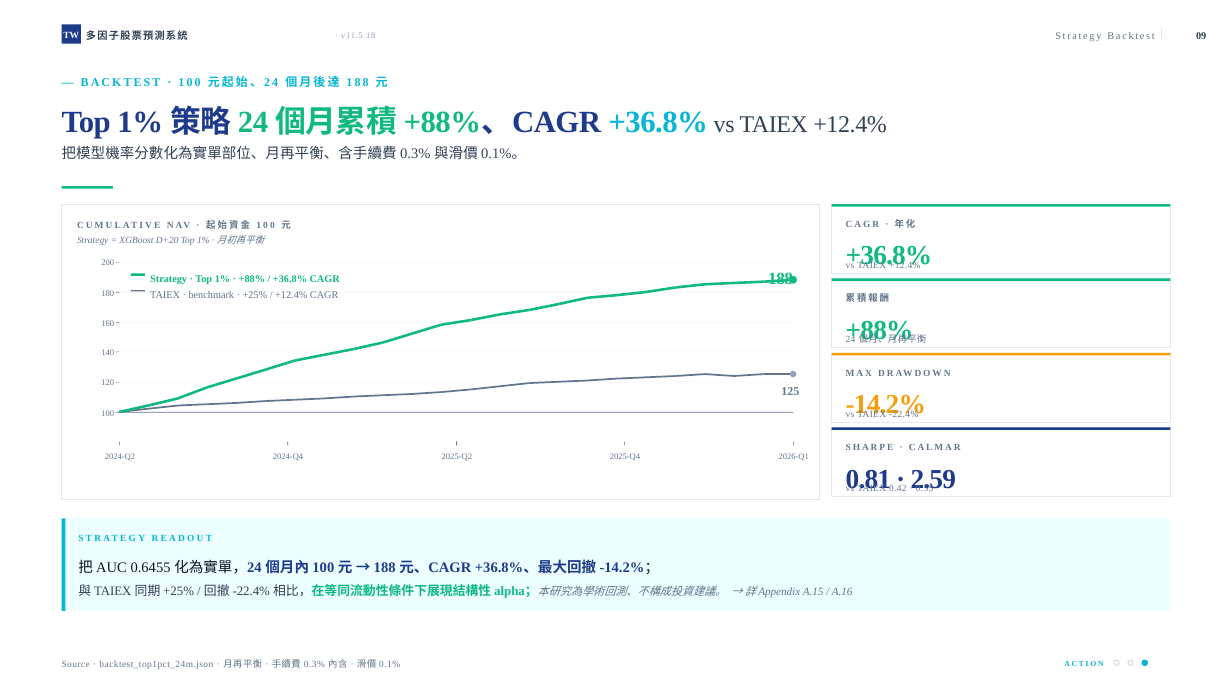
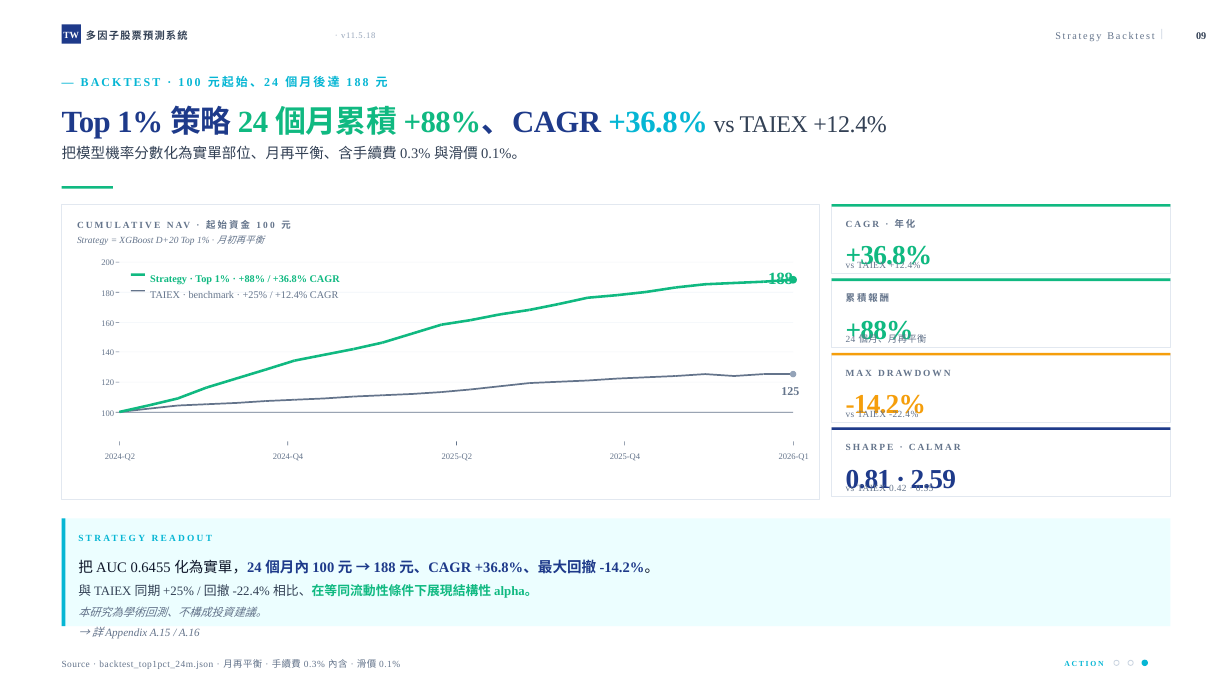
Before and after one commit to andychen050229-cell/taiwan-stock-multifactor, a slide deck: slide 9 of 台股多因子預測系統_v11.5.18_課堂簡報.pptx. Drawn at 1232x693 pixels with LibreOffice and Linux fonts; fonts in the diff are those of the drawing. Boxes give left, top, right and bottom in pixels: in the first picture for what was removed or moved away, otherwise in the second. Text is boxed around its words. In the diff, an @@ line names an element or a change of style, - is before the commit and + after.

```diff
--- a/台股多因子預測系統_v11.5.18_課堂簡報.pptx
+++ b/台股多因子預測系統_v11.5.18_課堂簡報.pptx
@@ rectangle: place and size @@
-rectangle at box(62, 519, 1170, 611)
+rectangle at box(62, 519, 1170, 626)
@@ rectangle: place and size @@
-rectangle at box(62, 519, 65, 611)
+rectangle at box(62, 519, 65, 626)
@@ text at box(78, 559, 659, 617): text changed @@
-把 AUC 0.6455 化為實單，24 個月內 100 元 → 188 元、CAGR +36.8%、最大回撤 -14.2%；
-與 TAIEX 同期 +25% / 回撤 -22.4% 相比，在等同流動性條件下展現結構性 alpha；本研究為學術回測、不構成投資建議。 → 詳 Appendix A.15 / A.16
+把 AUC 0.6455 化為實單，24 個月內 100 元 → 188 元、CAGR +36.8%、最大回撤 -14.2%。
+與 TAIEX 同期 +25% / 回撤 -22.4% 相比、在等同流動性條件下展現結構性 alpha。
+本研究為學術回測、不構成投資建議。
+→ 詳 Appendix A.15 / A.16
```
Also in this commit, not shown: 2 other slides changed, 8 other files.
